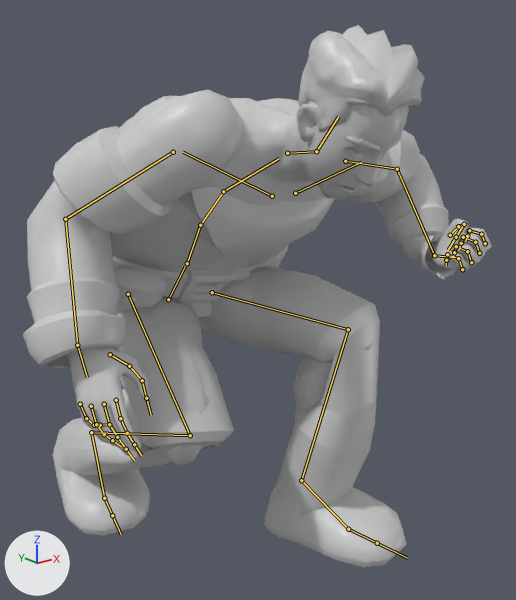
The glTF model assets/models/character/guardian_archer.glb as it was, and as the next commit left it.
Rendered twice from a camera (50 mm lens) standing at (-0.839, -1.159, 1.085) and looking at (0.127, 0.048, 0.602). The lights are fixed; the arrows at lower left show +X, +Y and +Z. The picture after the commit comes second. Both versions are drawn at frame 11 of the action 'BowCrouch'; the numbers are the values there. The bones that change, and the others that lie on the model, are drawn over the model as lines.

The first picture shows 'StoneArcher'.
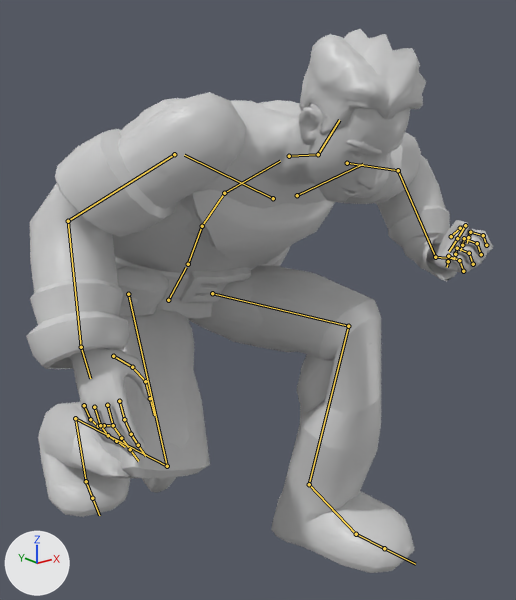
Changed parts and their boxes [x1, y1, x2, y2] in the pictures (516 x 600 px):
'StoneArcher', posed
    before: [23, 25, 492, 567]
    after: [26, 29, 493, 573]
bone 'pelvis', root to tip
    before: (168, 299) to (185, 266)
    after: (168, 300) to (186, 267)
bone 'spine_02', root to tip
    before: (200, 225) to (223, 191)
    after: (202, 226) to (224, 193)
bone 'thigh_l', root to tip
    before: (212, 292) to (348, 329)
    after: (212, 293) to (348, 326)
bone 'calf_l', root to tip
    before: (348, 329) to (301, 480)
    after: (348, 326) to (309, 484)
bone 'foot_l', root to tip
    before: (301, 480) to (348, 529)
    after: (309, 484) to (356, 534)
bone 'thigh_r', root to tip
    before: (128, 294) to (190, 435)
    after: (128, 294) to (167, 466)
bone 'calf_r', root to tip
    before: (190, 435) to (91, 432)
    after: (167, 466) to (75, 418)
bone 'foot_r', root to tip
    before: (91, 432) to (104, 498)
    after: (75, 418) to (86, 481)
bone 'ball_r', root to tip
    before: (104, 498) to (112, 515)
    after: (86, 481) to (92, 498)

Edits to the bpy script that builds the scene:
```text
Change bone_pelvis:
    where bone_pelvis = bpy.data.objects['StatueRig'].pose.bones['pelvis']  # child of 'root'
    bone_pelvis.location: (0.036, -0.438, -0.123) -> (0.037, -0.44, -0.123)
    bone_pelvis.rotation_quaternion: (0.983, 0.161, -0.071, -0.049) -> (0.982, 0.163, -0.072, -0.055)  # degrees (19, -7, -7) -> degrees (19, -7, -8)
Change bone_spine_02:
    where bone_spine_02 = bpy.data.objects['StatueRig'].pose.bones['spine_02']  # child of 'spine_01'
    bone_spine_02.rotation_quaternion: (0.967, 0.249, 0.027, 0.052) -> (0.966, 0.25, 0.029, 0.062)  # degrees (29, 2, 7) -> degrees (29, 1, 8)
Change bone_thigh_l:
    where bone_thigh_l = bpy.data.objects['StatueRig'].pose.bones['thigh_l']  # child of 'pelvis'
    bone_thigh_l.rotation_quaternion: (0.567, -0.805, 0.001, -0.175) -> (0.555, -0.813, 0.001, -0.177)  # degrees (-108, -16, -12) -> degrees (-110, -17, -12)
Change bone_calf_l:
    where bone_calf_l = bpy.data.objects['StatueRig'].pose.bones['calf_l']  # child of 'thigh_l'
    bone_calf_l.rotation_quaternion: (0.623, 0.781, -0.021, 0.033) -> (0.636, 0.771, -0.02, 0.031)  # degrees (103, -4, 0) -> degrees (101, -4, 0)
Change bone_foot_l:
    where bone_foot_l = bpy.data.objects['StatueRig'].pose.bones['foot_l']  # child of 'calf_l'
    bone_foot_l.rotation_quaternion: (0.994, -0.1, -0.038, -0.005) -> (0.997, -0.072, -0.029, 0.002)  # degrees (-12, -4, 0) -> degrees (-8, -3, 0)
Change bone_thigh_r:
    where bone_thigh_r = bpy.data.objects['StatueRig'].pose.bones['thigh_r']  # child of 'pelvis'
    bone_thigh_r.rotation_quaternion: (0.753, -0.657, 0.0, 0.036) -> (0.831, -0.554, 0.0, 0.044)  # degrees (-82, 3, 3) -> degrees (-67, 3, 4)
Change bone_calf_r:
    where bone_calf_r = bpy.data.objects['StatueRig'].pose.bones['calf_r']  # child of 'thigh_r'
    bone_calf_r.rotation_quaternion: (0.46, 0.887, -0.012, 0.03) -> (0.481, 0.876, -0.012, 0.029)  # degrees (125, -4, 0) -> degrees (122, -4, 0)
Change bone_foot_r:
    where bone_foot_r = bpy.data.objects['StatueRig'].pose.bones['foot_r']  # child of 'calf_r'
    bone_foot_r.rotation_quaternion: (0.946, -0.282, 0.119, -0.106) -> (0.918, -0.354, 0.124, -0.127)  # degrees (-35, 10, -16) -> degrees (-43, 8, -19)
Change bone_ball_r:
    where bone_ball_r = bpy.data.objects['StatueRig'].pose.bones['ball_r']  # child of 'foot_r'
    bone_ball_r.rotation_quaternion: (0.973, 0.233, 0.0, 0.0) -> (0.966, 0.26, 0.0, 0.0)  # degrees (27, 0, 0) -> degrees (30, 0, 0)
```
